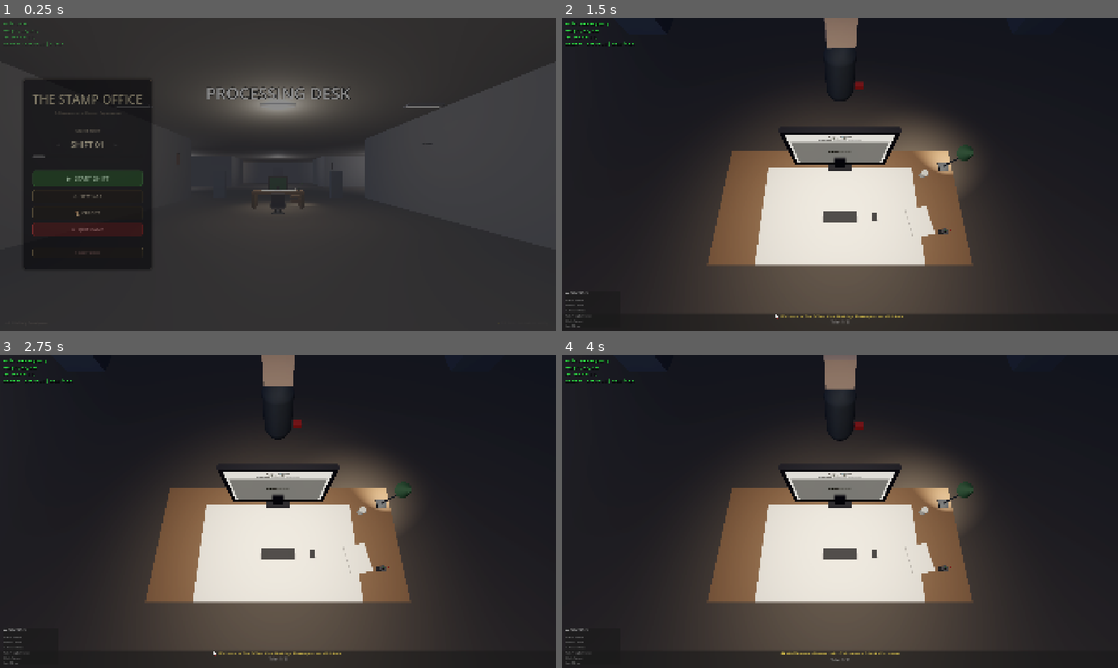
Above: before the commit, frames 1-4 (two rows, left to right).
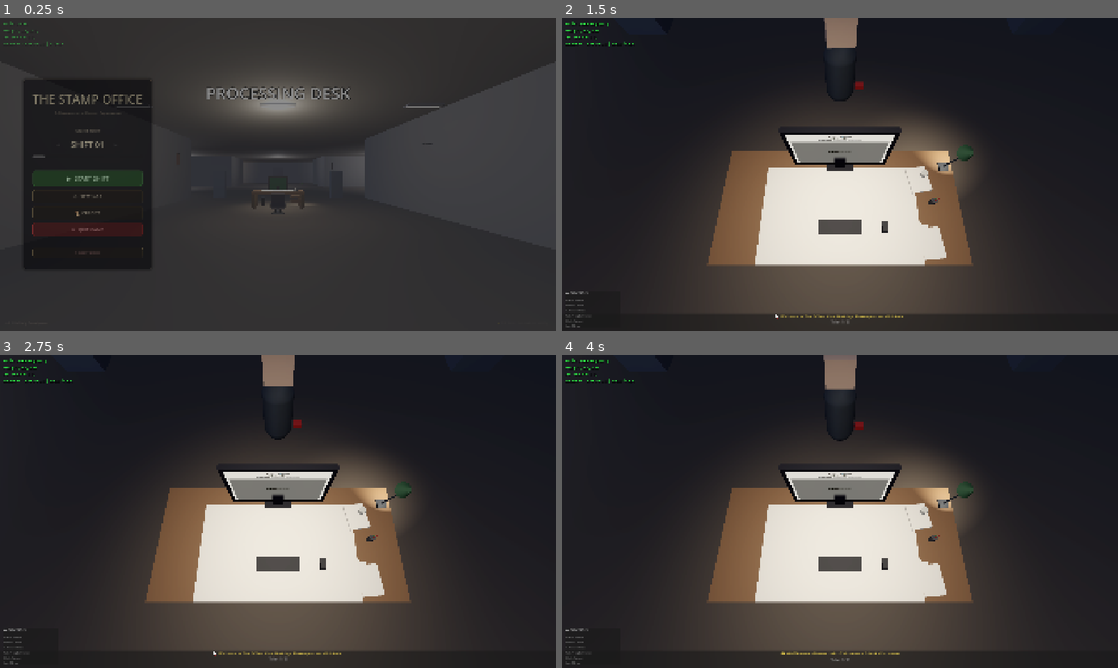
Above: after the commit, the same moments.

Repository: ThanhNguyxn/the-stamp-office
Game: Godot game, scene res://scenes/Main.tscn
The game is run twice, just before and just after one commit, with the same random seed, the same clock (stepped at 60 frames per second) and the same inputs.
Inputs (mouse positions are in pixels of both pictures, inside the frame that each line leads up to):
- Up to frame 1 (0.25 s): no input
- Up to frame 2 (1.5 s): click "▶ START SHIFT" at 0.5 s; tap Enter at 1.25 s; move the mouse to (867, 174) at 1.27 s; hold W (move_forward) from 1.28 s (still down); tap E (interact_desk) at 1.35 s
- Up to frame 3 (2.75 s): tap Space (move_jump) at 1.52, 2.27 s; move the mouse to (166, 527) at 2.02 s; release W (move_forward) at 2.03 s; hold S (move_back) from 2.03 s (still down); tap Shift (move_sprint) at 2.1 s; click (166, 527) at 2.17 s
- Up to frame 4 (4 s): tap Space (move_jump) at 2.75, 3.77 s; move the mouse to (895, 442) at 2.77 s; release S (move_back) at 2.78 s; hold D (move_right) 2.78-3.53 s; tap Tab (toggle_cursor) at 2.85 s; click (895, 442) at 2.92 s; tap Enter at 3.5, 3.6 s; move the mouse to (812, 574) at 3.52 s; hold W (move_forward) from 3.53 s (still down); click (812, 574) at 3.67 s

The runs differ from the first frame. In frame 1, less than 0.1% of the frame differs, in the area x 47-54%, y 54-60%; in frame 2, 1.3%, in the area x 46-70%, y 46-78%; in frame 3, 1.3%; in frame 4, 1.3%.

Commit message:
improve: Full PC setup with case, mousepad, better layout
- Added PC case on left side of desk
- Added mousepad under mouse
- Larger keyboard (0.44m wide)
- Moved papers/penholder to right side
- Camera at eye level looking straight at monitor
- Cleaner desk layout focused on computer

Diff:
--- a/game/scenes/Office3D.tscn
+++ b/game/scenes/Office3D.tscn
@@ -378,13 +378,29 @@
 size = Vector3(0.12, 0.22, 0.12)
 
 [sub_resource type="BoxMesh" id="BoxMesh_monitor_base"]
-size = Vector3(0.25, 0.02, 0.18)
+size = Vector3(0.3, 0.02, 0.2)
 
 [sub_resource type="BoxMesh" id="BoxMesh_keyboard"]
-size = Vector3(0.35, 0.02, 0.12)
+size = Vector3(0.44, 0.025, 0.15)
 
 [sub_resource type="BoxMesh" id="BoxMesh_mouse"]
-size = Vector3(0.05, 0.02, 0.08)
+size = Vector3(0.06, 0.025, 0.1)
+
+[sub_resource type="BoxMesh" id="BoxMesh_mousepad"]
+size = Vector3(0.25, 0.005, 0.2)
+
+[sub_resource type="BoxMesh" id="BoxMesh_pc_case"]
+size = Vector3(0.2, 0.45, 0.4)
+
+[sub_resource type="StandardMaterial3D" id="Material_pc_case"]
+albedo_color = Color(0.12, 0.12, 0.15, 1)
+metallic = 0.3
+roughness = 0.5
+
+[sub_resource type="StandardMaterial3D" id="Material_mousepad"]
+albedo_color = Color(0.15, 0.15, 0.18, 1)
+metallic = 0.0
+roughness = 0.9
 
 [sub_resource type="CylinderMesh" id="CylinderMesh_mug"]
 top_radius = 0.035
@@ -705,7 +721,7 @@
 fov = 75.0
 
 [node name="DeskFocus" type="Marker3D" parent="."]
-transform = Transform3D(1, 0, 0, 0, 1, 0, 0, 0, 1, 0, 1.35, 1.2)
+transform = Transform3D(1, 0, 0, 0, 1, 0, 0, 0, 1, 0, 1.15, 0.8)
 
 [node name="Structure" type="Node3D" parent="."]
 
@@ -1000,14 +1016,24 @@
 surface_material_override/0 = SubResource("Material_monitor")
 
 [node name="Keyboard" type="MeshInstance3D" parent="Desk/DeskProps"]
-transform = Transform3D(1, 0, 0, 0, 1, 0, 0, 0, 1, 0, 0.81, 0.15)
+transform = Transform3D(1, 0, 0, 0, 1, 0, 0, 0, 1, 0, 0.815, 0.25)
 mesh = SubResource("BoxMesh_keyboard")
 surface_material_override/0 = SubResource("Material_keyboard")
 
+[node name="Mousepad" type="MeshInstance3D" parent="Desk/DeskProps"]
+transform = Transform3D(1, 0, 0, 0, 1, 0, 0, 0, 1, 0.45, 0.805, 0.25)
+mesh = SubResource("BoxMesh_mousepad")
+surface_material_override/0 = SubResource("Material_mousepad")
+
 [node name="Mouse" type="MeshInstance3D" parent="Desk/DeskProps"]
-transform = Transform3D(1, 0, 0, 0, 1, 0, 0, 0, 1, 0.35, 0.81, 0.15)
+transform = Transform3D(1, 0, 0, 0, 1, 0, 0, 0, 1, 0.45, 0.82, 0.25)
 mesh = SubResource("BoxMesh_mouse")
 surface_material_override/0 = SubResource("Material_keyboard")
+
+[node name="PCCase" type="MeshInstance3D" parent="Desk/DeskProps"]
+transform = Transform3D(1, 0, 0, 0, 1, 0, 0, 0, 1, -0.75, 0.225, -0.3)
+mesh = SubResource("BoxMesh_pc_case")
+surface_material_override/0 = SubResource("Material_pc_case")
 
 [node name="Mug" type="Node3D" parent="Desk/DeskProps"]
 transform = Transform3D(1, 0, 0, 0, 1, 0, 0, 0, 1, 0.9, 0.8, -0.3)
@@ -1023,22 +1049,22 @@
 surface_material_override/0 = SubResource("Material_mug")
 
 [node name="PaperStack" type="MeshInstance3D" parent="Desk/DeskProps"]
-transform = Transform3D(0.98, 0, 0.17, 0, 1, 0, -0.17, 0, 0.98, 0.8, 0.815, 0.2)
+transform = Transform3D(0.98, 0, 0.17, 0, 1, 0, -0.17, 0, 0.98, 0.85, 0.815, -0.25)
 mesh = SubResource("BoxMesh_paper_stack")
 surface_material_override/0 = SubResource("Material_paper")
 
 [node name="LoosePaper1" type="MeshInstance3D" parent="Desk/DeskProps"]
-transform = Transform3D(0.97, 0, -0.26, 0, 1, 0, 0.26, 0, 0.97, -0.2, 0.805, 0.35)
+transform = Transform3D(0.97, 0, -0.26, 0, 1, 0, 0.26, 0, 0.97, 0.75, 0.805, 0.35)
 mesh = SubResource("BoxMesh_paper_single")
 surface_material_override/0 = SubResource("Material_paper")
 
 [node name="LoosePaper2" type="MeshInstance3D" parent="Desk/DeskProps"]
-transform = Transform3D(0.99, 0, 0.1, 0, 1, 0, -0.1, 0, 0.99, 0.5, 0.806, 0.4)
+transform = Transform3D(0.99, 0, 0.1, 0, 1, 0, -0.1, 0, 0.99, 0.9, 0.806, 0.4)
 mesh = SubResource("BoxMesh_paper_single")
 surface_material_override/0 = SubResource("Material_paper")
 
 [node name="PenHolder" type="Node3D" parent="Desk/DeskProps"]
-transform = Transform3D(1, 0, 0, 0, 1, 0, 0, 0, 1, 1.0, 0.8, 0.3)
+transform = Transform3D(1, 0, 0, 0, 1, 0, 0, 0, 1, 0.95, 0.8, 0.0)
 
 [node name="Cup" type="MeshInstance3D" parent="Desk/DeskProps/PenHolder"]
 transform = Transform3D(1, 0, 0, 0, 1, 0, 0, 0, 1, 0, 0.05, 0)
